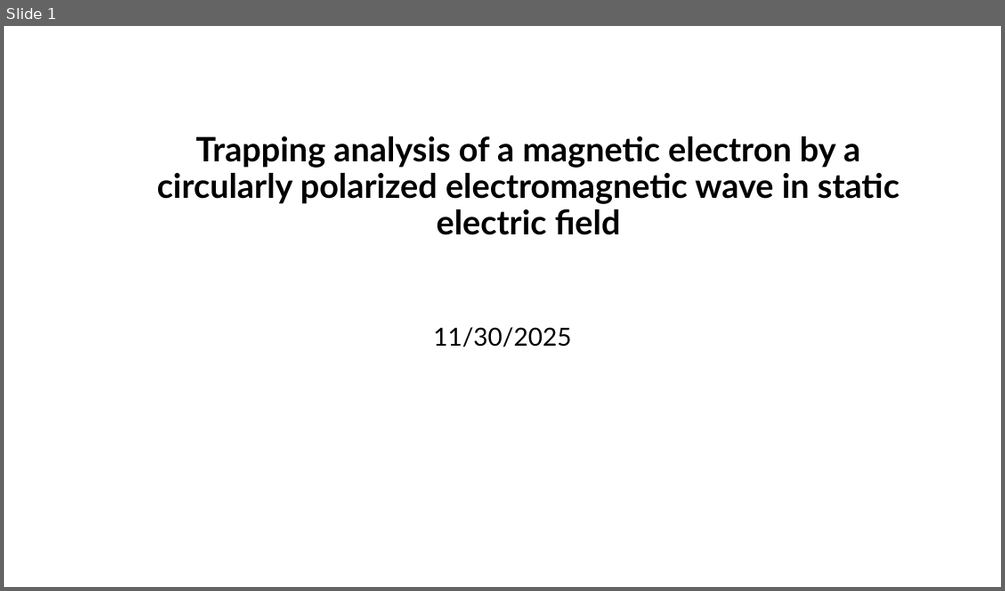
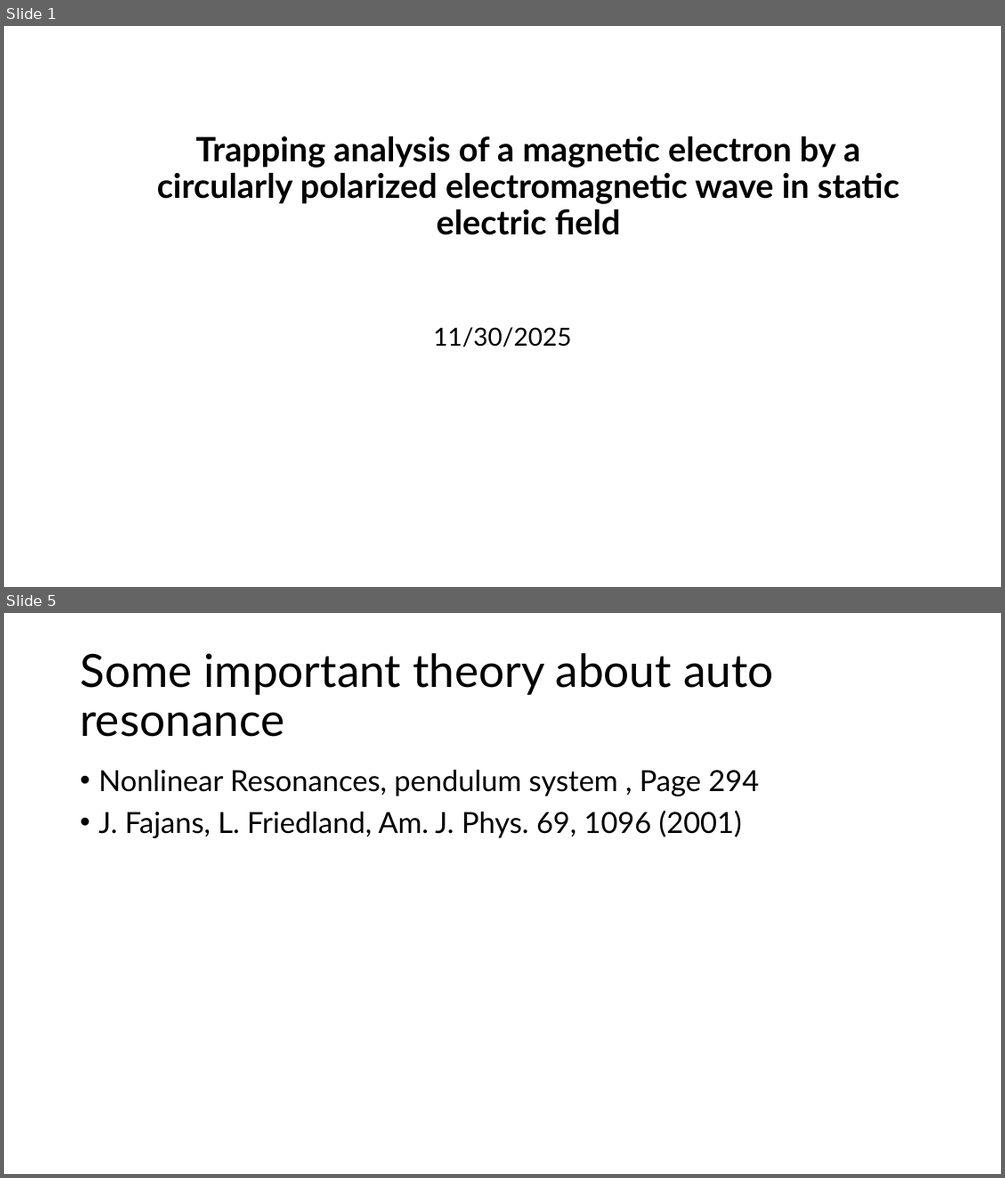
Before and after one commit to USTC-star/computer_share, a slide deck: paper modification/papers/Trapping analysis of a magnetic electron.pptx. Shown one above the other, each under a label of ours: slide 1 before the commit, slides 1 and 5 after it; the slides between them are not shown. The pictures are 1005x591 and 1005x1178 pixels, drawn with LibreOffice and Linux fonts; fonts in the diff are those of the drawing. Boxes give left, top, right and bottom in pixels: in the first picture for what was removed or moved away, otherwise in the second. Text is boxed around its words. In the diff, an @@ line names an element or a change of style, - is before the commit and + after.

```diff
--- a/paper modification/papers/Trapping analysis of a magnetic electron.pptx
+++ b/paper modification/papers/Trapping analysis of a magnetic electron.pptx
@@ slide 5 added at (4,613,1001,1174), background #FFFFFF @@
@@ title added at (80,653,773,737), 44 pt, text #000000 @@
+Some important theory about auto resonance
@@ text added at (98,770,759,838), 28 pt, text #000000 @@
+• Nonlinear Resonances, pendulum system , Page 294
+• J. Fajans, L. Friedland, Am. J. Phys. 69, 1096 (2001)
```
Also in this commit, not shown: 2 slides changed, 1 other slide added, 6 other files.
